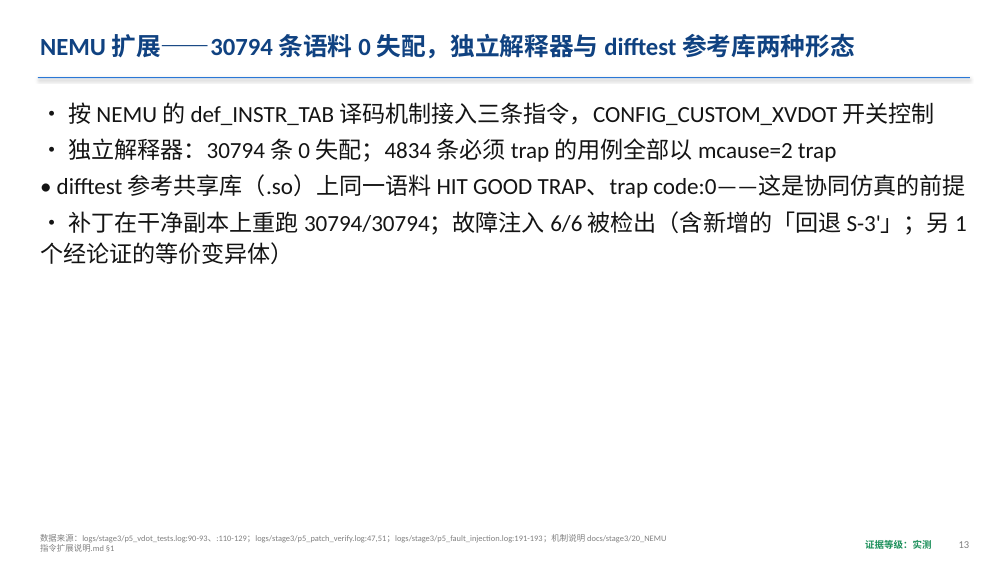
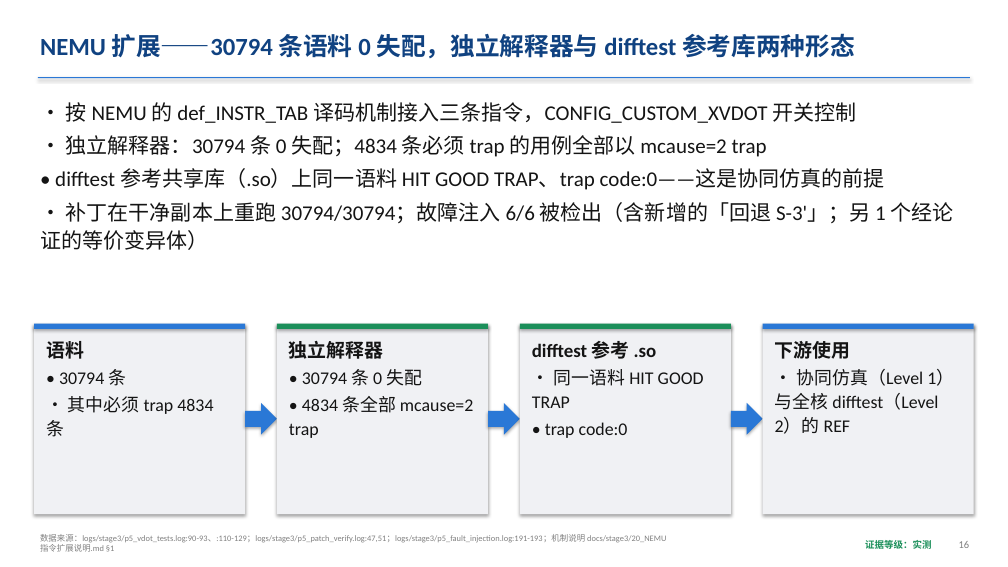
Before and after one commit to I3eg1nner/cie2026-SNL-XiangShan-vdot, a slide deck: slide 16 of docs/submission/SNL-XiangShan-vdot-slides.pptx (slide 13 before the commit). Drawn at 1008x567 pixels with LibreOffice and Linux fonts; fonts in the diff are those of the drawing. Boxes give left, top, right and bottom in pixels: in the first picture for what was removed or moved away, otherwise in the second. Text is boxed around its words. In the diff, an @@ line names an element or a change of style, - is before the commit and + after.

Commit message:
build(submission): 讲解 PPT 打磨：波形图页以图为主体，正文不低于 12 pt
- P5A 续页拆为「8 从哪来与清零取舍」「等价证据与全核 vl=8 实测」两页，后者以图 10 为主图
- P4、P5、P12A 波形图占页宽 60% 以上，页面要点压缩，大纲原文移入讲者备注；
  压缩要点中的数字生成时与大纲逐个比对
- P10 拆为两页；P2、P7、P11 增加原生形状示意图（三阶段路线、复用与新增、NEMU 扩展流程）
- 放得下断言的正文与表格下限提高到 12 pt；共 29 页

```diff
--- a/docs/submission/SNL-XiangShan-vdot-slides.pptx
+++ b/docs/submission/SNL-XiangShan-vdot-slides.pptx
@@ text "• 按 NEMU 的 def_INSTR_TAB ..." at [40, 102, 954, 250]: size 22 to 20 pt @@
@@ rectangle added at [34, 324, 245, 514], fill #F0F1F4 @@
@@ rectangle added at [34, 324, 245, 329], fill #2A78D6 @@
@@ rectangle added at [277, 324, 488, 514], fill #F0F1F4 @@
@@ rectangle added at [277, 324, 488, 329], fill #1B8F5A @@
@@ rectangle added at [520, 324, 731, 514], fill #F0F1F4 @@
@@ rectangle added at [520, 324, 731, 329], fill #1B8F5A @@
@@ rectangle added at [763, 324, 974, 514], fill #F0F1F4 @@
@@ rectangle added at [763, 324, 974, 329], fill #2A78D6 @@
@@ text added at [46, 341, 213, 437], 17 pt, text #141414 @@
+语料
+• 30794 条
+• 其中必须 trap 4834 条
@@ text added at [289, 341, 473, 438], 17 pt, text #141414 @@
+独立解释器
+• 30794 条 0 失配
+• 4834 条全部 mcause=2 trap
@@ text added at [532, 341, 704, 438], 17 pt, text #141414 @@
+difftest 参考 .so
+• 同一语料 HIT GOOD TRAP
+• trap code:0
@@ text added at [775, 341, 954, 434], 17 pt, text #141414 @@
+下游使用
+• 协同仿真（Level 1）与全核 difftest（Level 2）的 REF
@@ right arrow added at [245, 403, 277, 435], fill #2A78D6 @@
@@ right arrow added at [488, 403, 520, 435], fill #2A78D6 @@
@@ right arrow added at [731, 403, 763, 435], fill #2A78D6 @@
@@ text at [959, 541, 970, 548]: text changed @@
-13
+16
```
Also in this commit, not shown: 25 other slides changed, 3 slides added, 3 other files.
